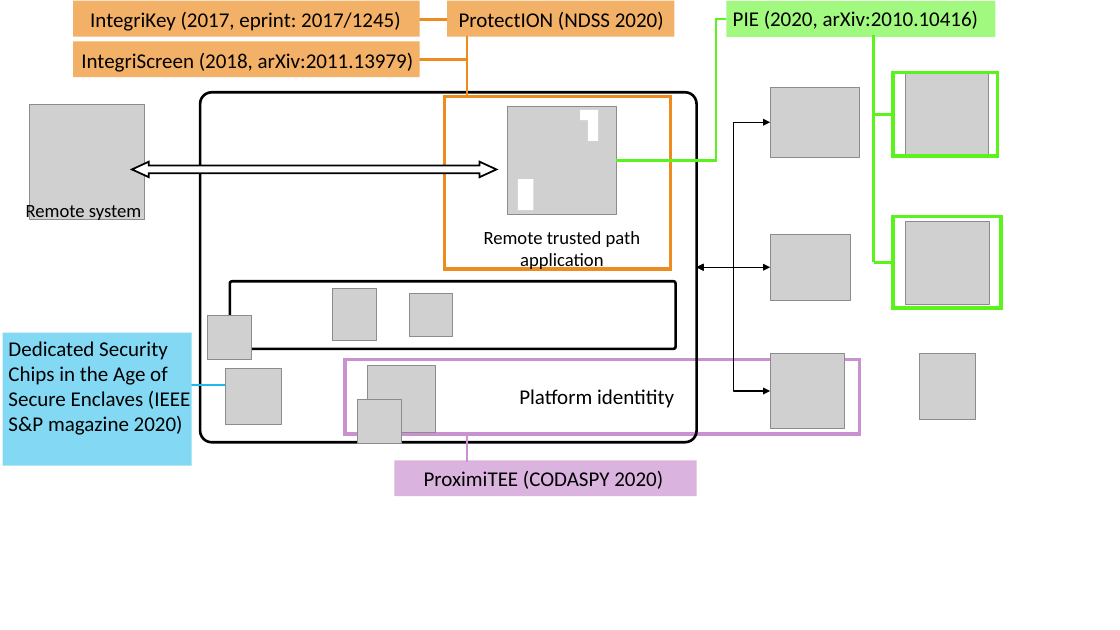
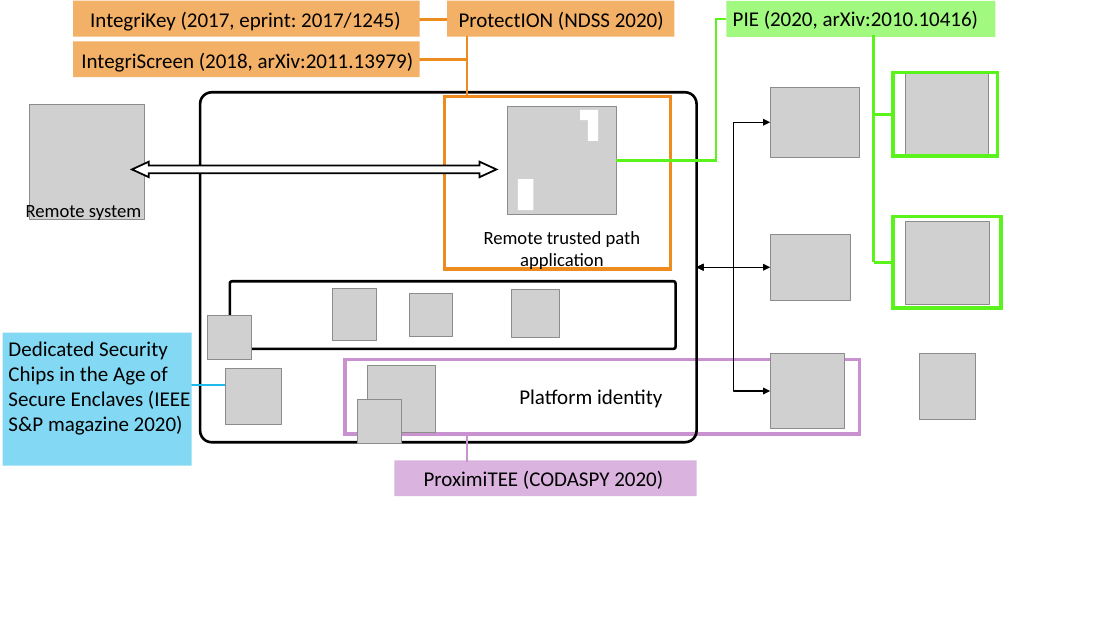
Before and after one commit to aritradhar/PhD-Thesis, a slide deck: slide 2 of chapters/introduction/images/works.pptx. Drawn at 1120x630 pixels with LibreOffice and Linux fonts; fonts in the diff are those of the drawing; grey boxes stand for pictures. Boxes give left, top, right and bottom in pixels: in the first picture for what was removed or moved away, otherwise in the second. Text is boxed around its words. In the diff, an @@ line names an element or a change of style, - is before the commit and + after.

```diff
--- a/chapters/introduction/images/works.pptx
+++ b/chapters/introduction/images/works.pptx
@@ picture added at box(512, 290, 560, 338) @@
@@ text at box(519, 389, 662, 408): text changed @@
-Platform identitity
+Platform identity
```
Also in this commit, not shown: 1 slide added, 22 other files.
